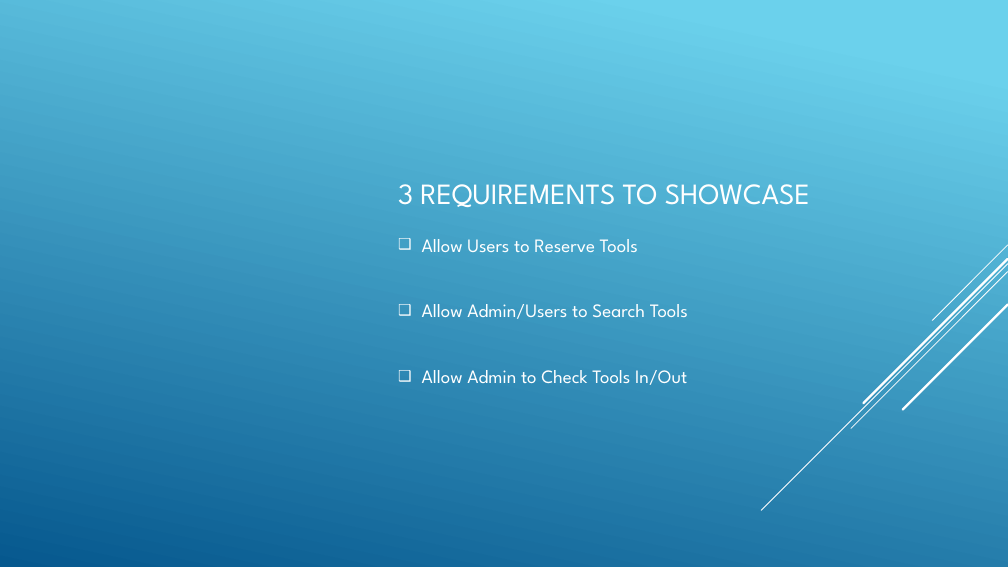
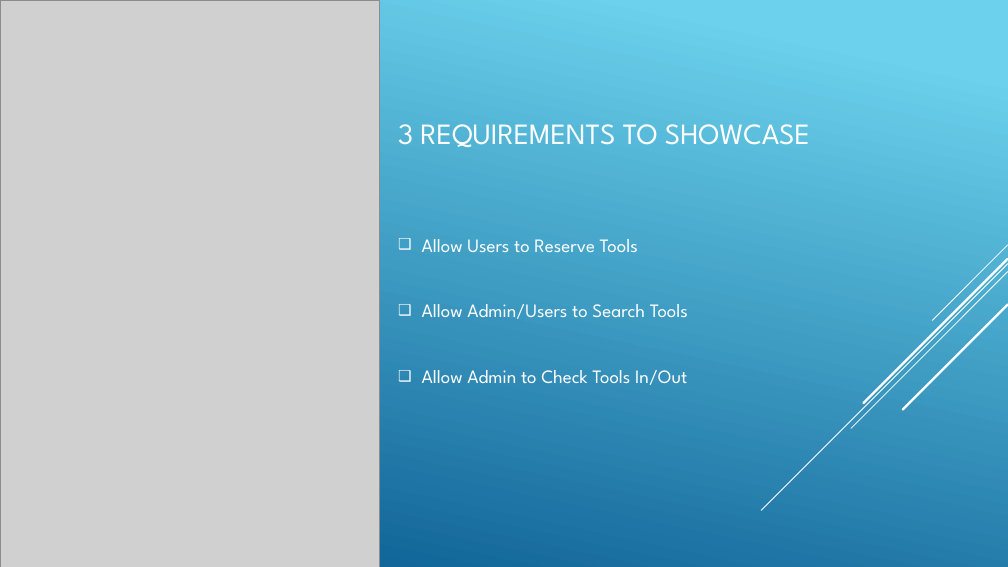
Before and after one commit to itsjaboyd/Tool-Coop, a slide deck: slide 5 of docs/TeamPresentation.pptx. Drawn at 1008x567 pixels with LibreOffice and Linux fonts; fonts in the diff are those of the drawing; grey boxes stand for pictures. Boxes give left, top, right and bottom in pixels: in the first picture for what was removed or moved away, otherwise in the second. Text is boxed around its words. In the diff, an @@ line names an element or a change of style, - is before the commit and + after.

```diff
--- a/docs/TeamPresentation.pptx
+++ b/docs/TeamPresentation.pptx
@@ picture added at [0,0,380,567] @@
@@ title "3 REQUIREMENTS TO SHOWCASE": place and size @@
-title "3 REQUIREMENTS TO SHOWCASE" at [398,184,810,207]
+title "3 REQUIREMENTS TO SHOWCASE" at [398,124,810,147]
```
Also in this commit, not shown: 5 other slides changed, 1 other file.
